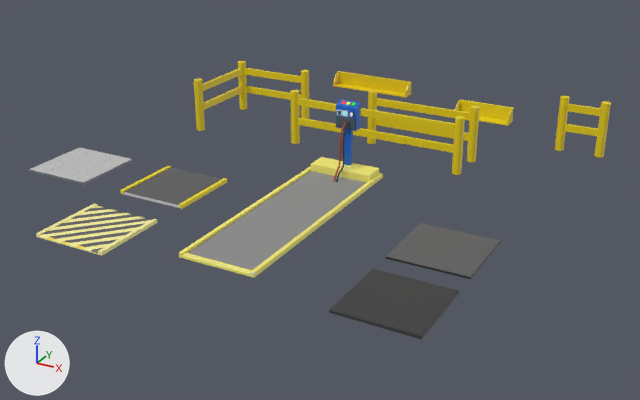
The Blender file Assets/_Project/Models/BlenderFiles/PROPS/Barriers_Floors_Compilation.blend, before and after one commit.
Before and after are seen from a 50 mm camera at (6.8, -11.41, 6.07) aimed at (-0.41, 1.7, -0.49). Lighting does not change. The marker at lower left points along +X, +Y and +Z. The picture after the commit comes second.

In view in the first picture: 'Barrier1sq', 'Barrier2sq', 'Barrier3sq', 'BarrierCorner', 'BarrierLow1sq', 'BarrierLow2sq', 'FloorTile', 'MHE_Charger', 'MHE_Lane', 'Pedestrian_Lane', 'StageLaneTile', 'YardTile'.
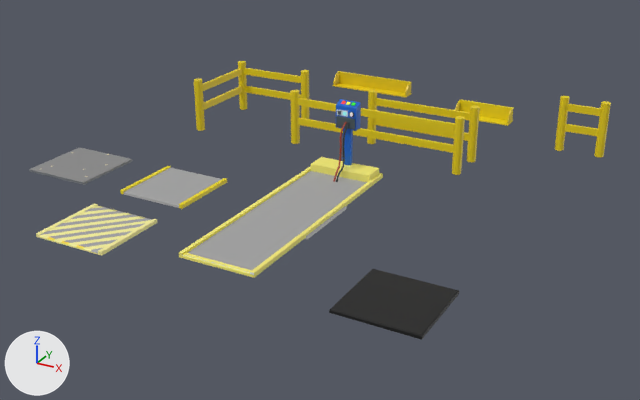
What differs and where, as boxes [x1, y1, x2, y2] in the pictures (640 x 400 px; the box of a moved part takes in the faces that stretch with it):
'FloorTile', reshaped
    before: [385, 223, 500, 279]
    after: [305, 206, 347, 240]
part 1 of me_cube_002, surface changed (lighter)
    both: [41, 207, 152, 253]
part 2 of me_cube_001, surface changed (lighter)
    both: [124, 168, 221, 208]
part 3 of me_cube_004, surface changed
    both: [329, 269, 459, 340]
part 4 of me_cube, surface changed
    both: [188, 171, 367, 270]
part 5 of me_cube_013, moved or reshaped
    before: [470, 240, 500, 277]
    after: [307, 207, 346, 237]
part 6 of me_cube_013, moved or reshaped
    before: [385, 242, 500, 279]
    after: [305, 207, 347, 240]
part 7 of me_cube_013, moved or reshaped
    before: [386, 223, 499, 277]
    after: [306, 206, 345, 237]
part 8 of me_cube_016, surface changed (darker)
    both: [30, 147, 131, 183]

What the commit changed:
me_cube_002 has 89 vertices, 55 faces, 1 loose edge and spans x -0.663..0.663, y -0.663..0.663, z -0.027..0.034.
me_cube_002 is used by ob_pedestrian_lane; location (-2.42, -1.96, 0.0).
me_cube_002 part 1: texture (UV) coordinates of 13 of 55 faces, centred in x -0.482..0.55, y -0.649..0.648, z 0.01..0.022, changed; they spanned u 0.76..0.77, v 0.45..0.45 and now span u 0.76..0.76, v 0.46..0.46.
me_cube_001 has 38 vertices, 29 faces and spans x -0.663..0.663, y -0.663..0.663, z -0.025..0.045.
me_cube_001 is used by ob_stagelanetile; location (-2.4, 0.0, 0.0).
me_cube_001 part 2: texture (UV) coordinates of 13 of 29 faces, centred in x -0.628..0.628, y -0.663..0.663, z -0.025..0.022, changed; they spanned u 0.71..0.76, v 0.45..0.46 and now span u 0.76..0.76, v 0.46..0.46.
me_cube_004 has 12 vertices, 10 faces and spans x -0.663..0.662, y -0.663..0.663, z -0.037..0.025.
me_cube_004 is used by ob_yardtile; location (2.66, -1.77, 0.0).
me_cube_004 part 3: texture (UV) coordinates of 10 of 10 faces, centred in x -0.663..0.662, y -0.663..0.663, z -0.031..0.025, changed; they spanned u 0.83..0.83, v 0.45..0.45 and now span u 0.83..0.83, v 0.44..0.44.
me_cube has 410 vertices, 359 faces and spans x -0.69..0.63, y -2.14..2.15, z -0.03..1.35.
me_cube is used by ob_mhe_charger; location (0.0, 0.0, 0.0).
me_cube part 4: texture (UV) coordinates of 1 of 359 faces, centred in x -0.03, y -0.16, z 0.04, changed; they spanned u 0.77..0.77, v 0.46..0.46 and now span u 0.76..0.76, v 0.46..0.46.
me_cube_013 is used by ob_floortile; location (0.0, 0.0, 0.0).
me_cube_013 had 12 vertices, 10 faces and spanned x 1.995..3.32, y -0.662..0.663, z -0.025..0.025.
me_cube_013 now has 12 vertices, 10 faces and spans x -0.662..0.662, y -0.662..0.662, z -0.029..0.021.
me_cube_013 part 5: the 1 vertex in x 3.304, y -0.646, z 0.025 is moved by (-2.662, 0.004, -0.004).
me_cube_013 part 6: all 8 vertices in x 1.995..3.32, y -0.662..0.663, z -0.025..0.013 are moved by (-2.658, 0.0, -0.004).
me_cube_013 part 7: the 1 vertex in x 2.012, y -0.646, z 0.025 is moved by (-2.653, 0.004, -0.004).
Other edits to the shape of me_cube_013 do not show in these pictures.
me_cube_016 has 1077 vertices, 1045 faces, 1 loose edge and spans x -5.226..-3.901, y -0.662..0.663, z -0.025..0.025.
me_cube_016 is used by ob_mhe_lane; location (0.0, 0.0, 0.0).
me_cube_016 part 8: texture (UV) coordinates of 1033 of 1045 faces, centred in x -5.212..-3.908, y -0.657..0.659, z 0.02..0.025, changed; they spanned u 0.71..0.71, v 0.46..0.46 and now span u 0.77..0.77, v 0.46..0.46.
